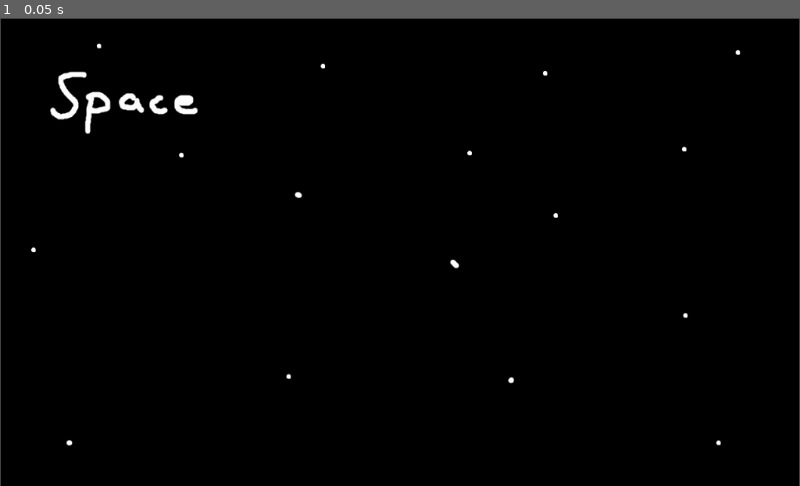
Above: before the commit, frame 1.
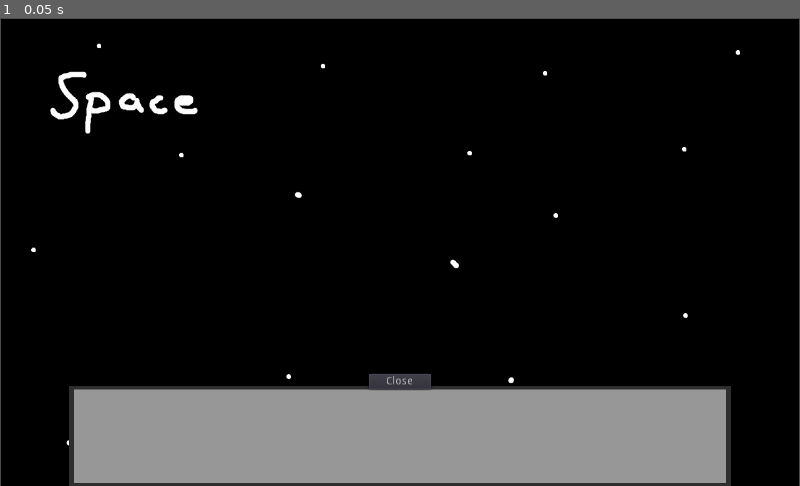
Above: after the commit, the same moment.

Repository: ynneB98/ProjectW
Game: Godot game, scene res://mainScene.tscn
The game is run twice, just before and just after one commit, with the same random seed, the same clock (stepped at 60 frames per second) and the same inputs.
Inputs:
- Up to frame 1 (0.05 s): no input

The runs differ from the first frame. In frame 1, 18% of the frame differs, in the area x 3-93%, y 5-100%.

Commit message:
Window Scaling + Inventar GUI + Simpler Control Test

Diff:
--- /dev/null
+++ b/GUI/Inventory.gd
@@ -0,0 +1,29 @@
+extends Control
+
+onready var openCloseButton : Button = $Inventory/OpenCloseButton
+onready var inventory = $Inventory
+
+
+# bind function to button
+func _ready():
+	var _error = openCloseButton.connect("pressed", self, "_openCloseButton_pressed")
+
+	if(_error != 0):
+		push_error(_error)
+
+# Open and close inventory menu
+func _openCloseButton_pressed():
+
+	if(openCloseButton.text == "Close"):
+		openCloseButton.text = "Open"
+	else:
+		openCloseButton.text = "Close"
+
+	# Get scaling and size of inventory to close menu
+	var currentPosition = inventory.position.y
+	var inventoryHeight = $Inventory/InventorySprite.scale.y * $Inventory/InventorySprite.get_rect().size.y
+
+	if(currentPosition <= 0):
+		inventory.position.y = inventoryHeight - 10
+	else:
+		inventory.position.y = 0
--- /dev/null
+++ b/GUI/Inventory.tscn
@@ -0,0 +1,9 @@
+[gd_scene load_steps=3 format=2]
+
+[ext_resource path="res://GUI/Inventory_Sprite.tscn" type="PackedScene" id=1]
+[ext_resource path="res://GUI/Inventory.gd" type="Script" id=3]
+
+[node name="InventoryMenu" type="Control"]
+script = ExtResource( 3 )
+
+[node name="Inventory" parent="." instance=ExtResource( 1 )]
--- /dev/null
+++ b/GUI/Inventory_Sprite.tscn
@@ -0,0 +1,17 @@
+[gd_scene load_steps=2 format=2]
+
+[ext_resource path="res://images/inventory.png" type="Texture" id=1]
+
+[node name="Inventory" type="Node2D"]
+
+[node name="InventorySprite" type="Sprite" parent="."]
+position = Vector2( 0, 9.53674e-07 )
+scale = Vector2( 0.6625, 0.426667 )
+texture = ExtResource( 1 )
+
+[node name="OpenCloseButton" type="Button" parent="."]
+margin_left = -40.0
+margin_top = -80.0
+margin_right = 40.0
+margin_bottom = -60.0
+text = "Close"
--- a/mainScene.tscn
+++ b/mainScene.tscn
@@ -1,6 +1,7 @@
-[gd_scene load_steps=2 format=2]
+[gd_scene load_steps=3 format=2]
 
 [ext_resource path="res://images/space.jpg" type="Texture" id=1]
+[ext_resource path="res://GUI/Inventory.tscn" type="PackedScene" id=2]
 
 [node name="Main Scene" type="Node2D"]
 
@@ -9,6 +10,12 @@
 scale = Vector2( 0.798611, 0.832639 )
 texture = ExtResource( 1 )
 
+[node name="Inventory" parent="." instance=ExtResource( 2 )]
+margin_left = 512.0
+margin_top = 536.0
+margin_right = 512.0
+margin_bottom = 536.0
+
 [node name="Timer" type="Timer" parent="."]
 wait_time = 1.668
 autostart = true
--- a/project.godot
+++ b/project.godot
@@ -14,6 +14,11 @@
 run/main_scene="res://mainScene.tscn"
 config/icon="res://icon.png"
 
+[display]
+
+window/stretch/mode="2d"
+window/stretch/aspect="keep"
+
 [physics]
 
 common/enable_pause_aware_picking=true
Binary file added: images/inventory.png
Not shown, added: images/inventory.png.import
